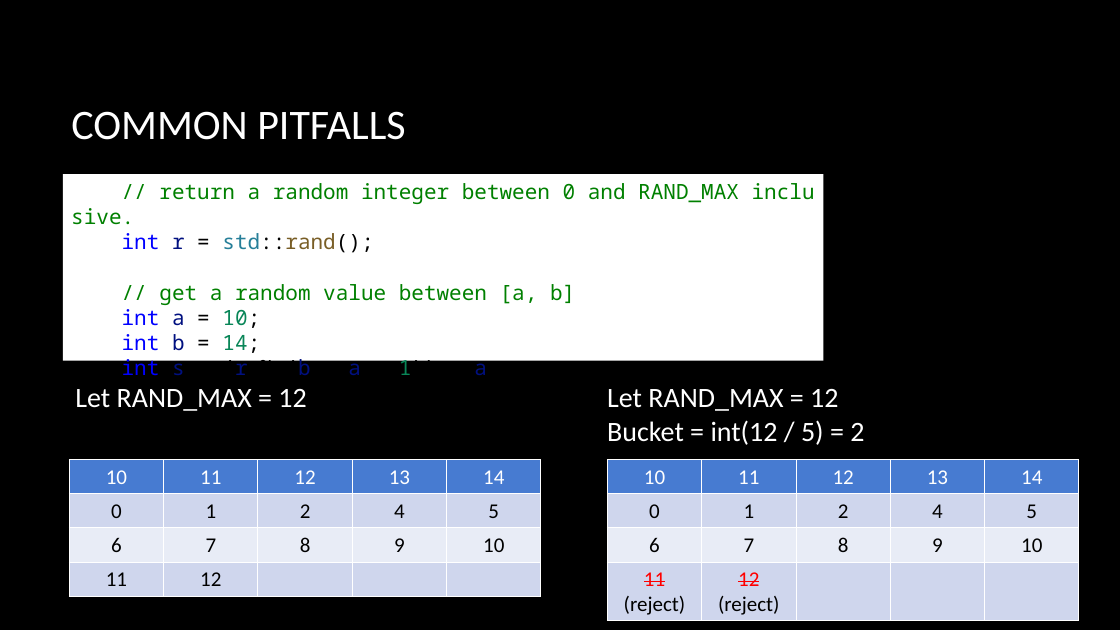
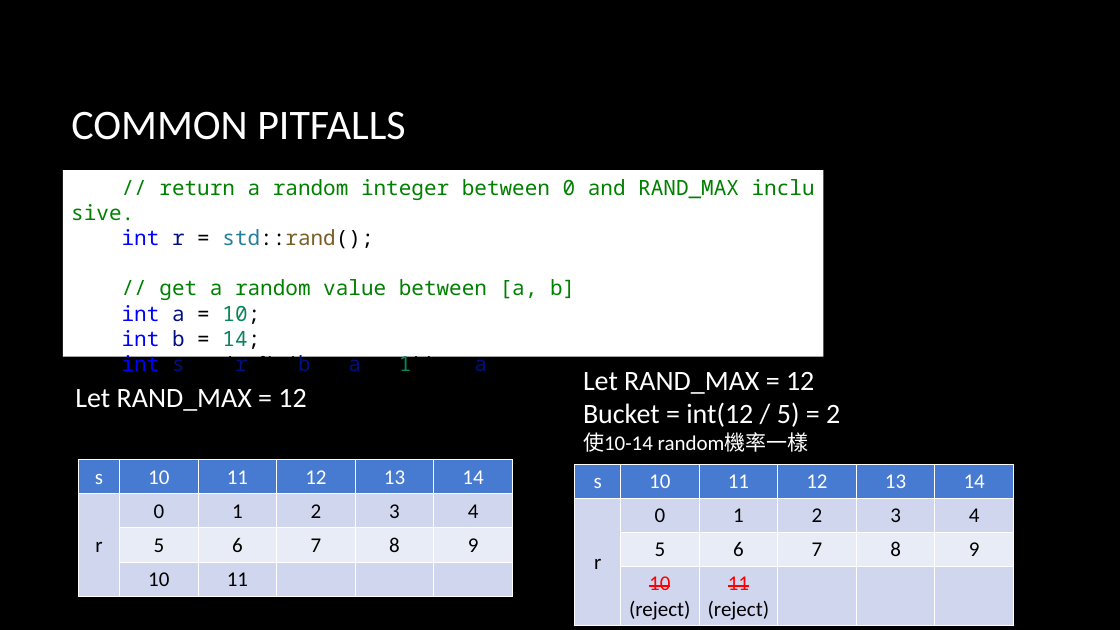
Before and after one commit to CNOCycle/cpp_tutorial, a slide deck: slide 14 of lab04-googletest/00-lab04.pptx. Drawn at 1120x630 pixels with LibreOffice and Linux fonts; fonts in the diff are those of the drawing; background and template pictures are left out. Boxes give left, top, right and bottom in pixels: in the first picture for what was removed or moved away, otherwise in the second. Text is boxed around its words. In the diff, an @@ line names an element or a change of style, - is before the commit and + after.

Commit message:
Revise lab04 ppt

```diff
--- a/lab04-googletest/00-lab04.pptx
+++ b/lab04-googletest/00-lab04.pptx
@@ rectangle "// return a random integer ..." moved from (x1=63, y1=174, x2=823, y2=360) to (x1=63, y1=170, x2=823, y2=356) @@
@@ text "Let RAND_MAX = 12" moved from (x1=607, y1=389, x2=864, y2=445) to (x1=583, y1=372, x2=840, y2=452) @@
@@ text at (x1=583, y1=432, x2=809, y2=452): paragraph added @@
+使10-14 random機率一樣
@@ table at (x1=78, y1=460, x2=514, y2=596) @@
-column 1: 10 | 0 | 6 | 11
-column 2: 11 | 1 | 7 | 12
-column 3: 12 | 2 | 8 | 
-column 4: 13 | 4 | 9 | 
-column 5: 14 | 5 | 10 | 
+column 1: s | r |  | 
+column 2: 10 | 0 | 5 | 10
+column 3: 11 | 1 | 6 | 11
+column 4: 12 | 2 | 7 | 
+column 5: 13 | 3 | 8 | 
+column 6: 14 | 4 | 9 | 
@@ table resized from (x1=70, y1=460, x2=540, y2=596) to (x1=78, y1=460, x2=514, y2=596) @@
@@ table at (x1=575, y1=465, x2=1016, y2=626) @@
-column 1: 10 | 0 | 6 | 11 (reject)
-column 2: 11 | 1 | 7 | 12 / (reject)
-column 3: 12 | 2 | 8 | 
-column 4: 13 | 4 | 9 | 
-column 5: 14 | 5 | 10 | 
+column 1: s | r |  | 
+column 2: 10 | 0 | 5 | 10 (reject)
+column 3: 11 | 1 | 6 | 11 / (reject)
+column 4: 12 | 2 | 7 | 
+column 5: 13 | 3 | 8 | 
+column 6: 14 | 4 | 9 | 
@@ table resized from (x1=607, y1=460, x2=1078, y2=621) to (x1=575, y1=465, x2=1016, y2=626) @@
```
Also in this commit, not shown: 3 other slides changed.
